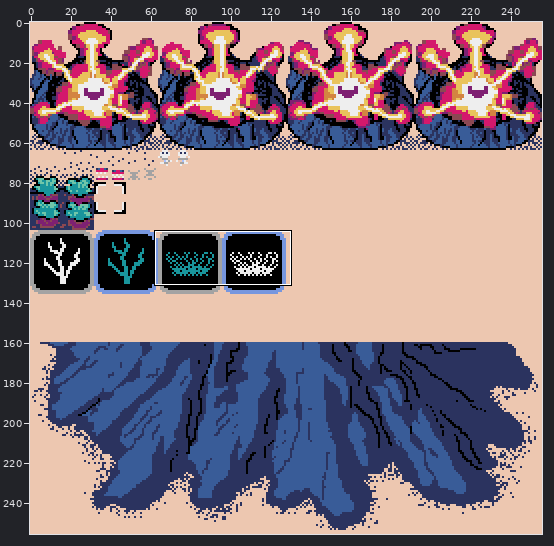
Two versions of one sprite sheet, td/assets/td_assets.png. The picture above shows the old version from afar; the outline marks the close-up.
Close-up. Old version:
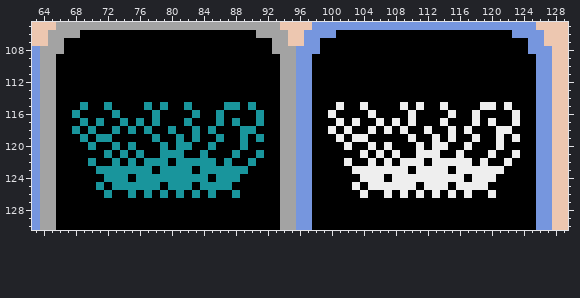
The file is 256x256 pixels. Colours within 5 levels of each other are drawn and written as one. Shown: x 63..129, y 105..130.
The same view after the edit:
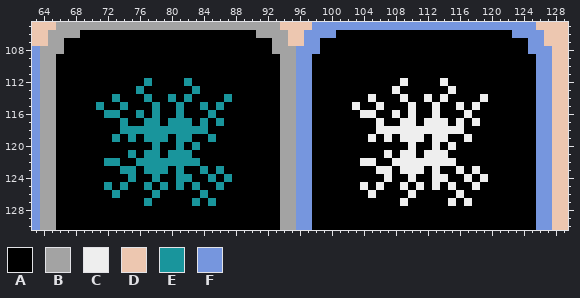
Palette (. is transparent): A #000000  B #a3a3a3  C #eeeeee  D #edc7b0  E #19959c  F #7696de
Diff:
Changed rows in their new state; - is an unchanged pixel.
first column x 68:
112 ---------E----E--------------------------C----C---------
113 --------E------E------------------------C------C--------
114 -----E---E--E-E----E-----------------C---C--C-C----C----
115 -A-EA-E--AEA-EA-E-EAA-A----------A-CA-C--ACA-CA-C-CAA-A-
116 A---E---E----E-A-EA----A--------A---C---C----C-A-CA----A
117 -A-A----AE--EE--E---A--A---------A-A----AC--CC--C---A--A
118 A-A--AE-E-EE-EE-EA---AA---------A-A--AC-C-CC-CC-CA---AA-
119 -A-AAE-E-E-E--EA-EA--A-A---------A-AAC-C-C-C--CA-CA--A-A
120 --A--A-A--EA--AE-A---A------------A--A-A--CA--AC-A---A--
121 ----A-AEAEEA--E-A---A--A------------A-ACACCA--C-A---A--A
122 --A-E--AE---E---AA-A--A-----------A-C--AC---C---AA-A--A-
123 ---AAA--A-E-A-A--A-AAA-------------AAA--A-C-A-A--A-AAA--
124 ----AAAEAA-AA--AAEA-A---------------AAACAA-AA--AACA-A---
125 ---AEA-AA-AEA-AEAA-A---------------ACA-AA-ACA-ACAA-A----
126 ----AE-A-AEA-A-AEA--A---------------AC-A-ACA-A-ACA--A---
127 ---------E-----E-E-----------------------C-----C-C------
Changed places in both close-ups, as pixel boxes (x1, y1, x2, y2):
changed: (72, 78, 264, 206)
changed: (328, 78, 520, 206)
